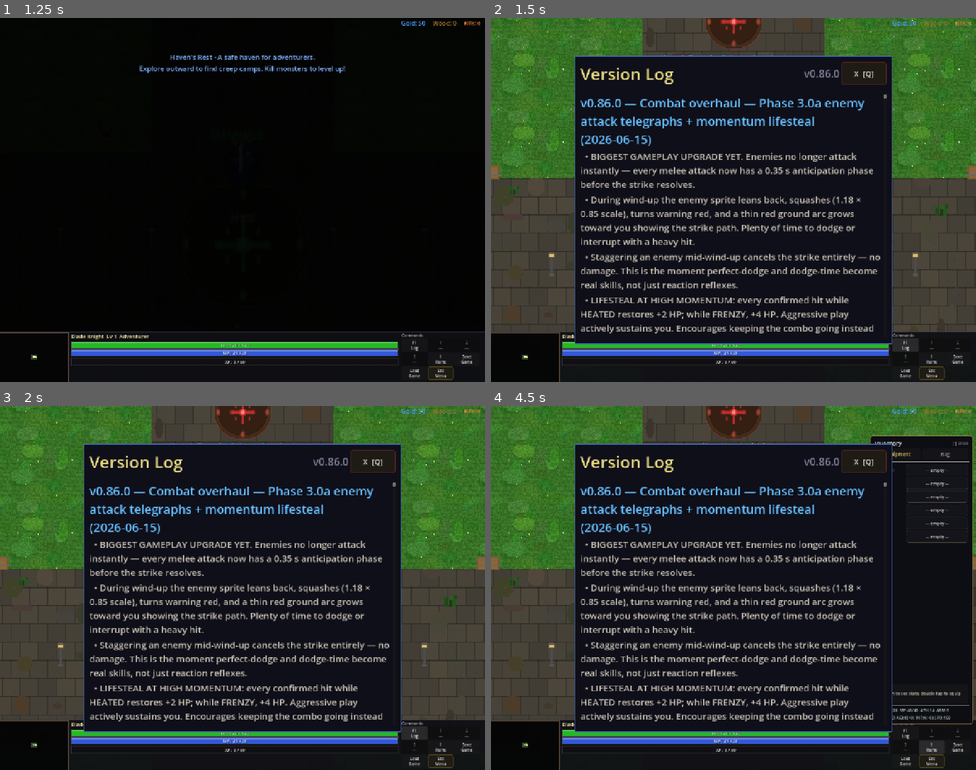
Above: before the commit, frames 1-4 (two rows, left to right).
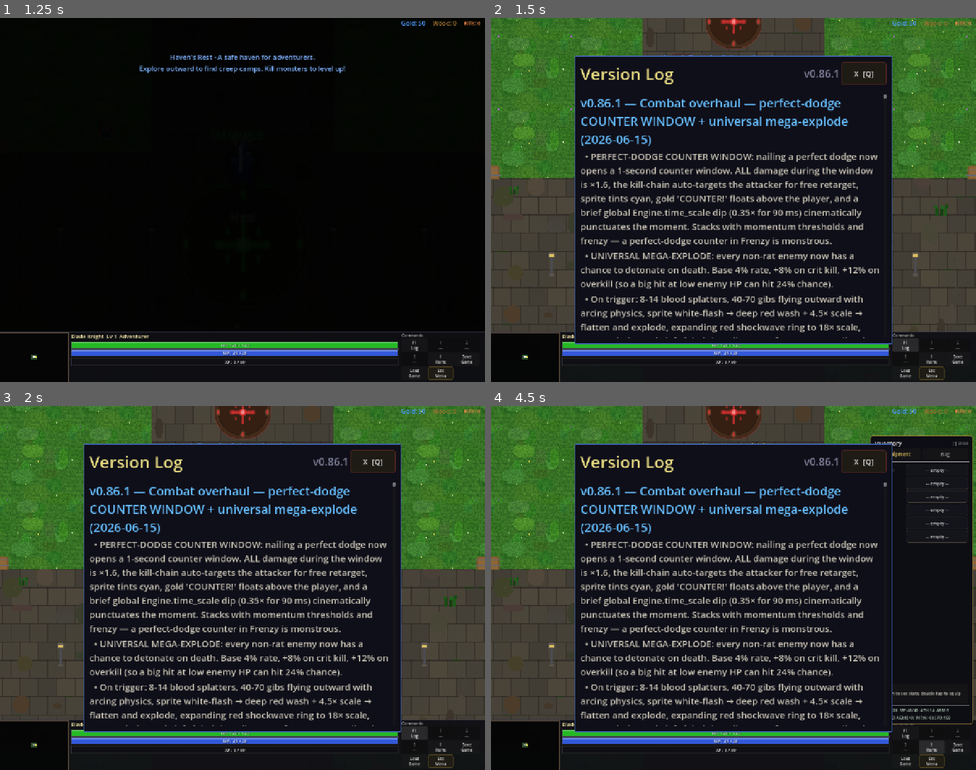
Above: after the commit, the same moments.

Repository: slxny/legends-open-rpg
Game: Godot game, scene res://scenes/main.tscn
Two runs of this game, one before a commit and one after it. Both use one fixed random seed, a clock stepped at 60 frames per second and the inputs below.
Inputs (mouse positions are in pixels of both pictures, inside the frame that each line leads up to):
- Up to frame 1 (1.25 s): tap Enter at 0.5 s; move the mouse to (218, 272) at 0.52 s; hold W (move_up) from 0.53 s (still down); hold Space (attack) from 0.53 s (still down); click (218, 272) at 0.67 s; tap Shift (dodge) at 0.8 s
- Up to frame 2 (1.5 s): release W (move_up) at 1.25 s; release Space (attack) at 1.25 s; click "F1 Log" at 1.25 s
- Up to frame 3 (2 s): no input
- Up to frame 4 (4.5 s): click "1 ---" at 2 s; click "2 ---" at 2.75 s; click "3 ---" at 3.5 s; click "I Items" at 4.25 s

Frame 1 is identical in both runs. In frame 2, 11% of the frame differs, in the area x 18-81%, y 14-88%; in frame 3, 11%; in frame 4, 11%.

Commit message:
v0.86.1: Combat overhaul — perfect-dodge COUNTER WINDOW + universal mega-explode
PERFECT-DODGE COUNTER WINDOW
Nailing a perfect dodge now opens a 1-second counter window:
- ALL outgoing damage during the window is x1.6
- kill-chain auto-targets the nearest attacker for free retarget
- sprite tints cyan as visual cue
- gold 'COUNTER!' floats above player
- brief global Engine.time_scale dip (0.35x for 90ms) routed through
  HitStopController → TimeManager
Stacks with momentum thresholds + frenzy. A perfect-dodge counter in
Frenzy is monstrous.

- player.gd: new _counter_window_until_usec + _COUNTER_WINDOW_MS
  (1000) + _COUNTER_DAMAGE_MULT (1.6). _is_counter_window_active()
  query. _on_perfect_dodge_executed extended: sets window, picks
  nearest attacker for kill_chain, modulates sprite cyan with tween
  back to white over the window, spawns COUNTER pop via juice layer,
  dispatches global dip.
- _run_clocked_attack: damage_mult *= 1.6 if counter window active.

UNIVERSAL MEGA-EXPLODE
Every non-rat enemy can now detonate on death.
- Base 4% chance; +8% on crit kill; +12% on overkill (max ~24%).
- 8-14 blood splatters + 40-70 arcing gibs (rat_gib texture works
  universally as red chunks).
- Sprite white-flash → red wash + 4.5x scale → flatten and explode.
- Expanding red shockwave ring to 18x scale.
- Screen shake 14 within 700px of player.
- Global time dip (0.25x for 90ms) attack_id-deduped via
  HitStopController.
- Smaller than rat MEGA which keeps its 10x signature spectacle.

Combined loop: perfect-dodge → counter window opens → execution C-
finisher at x1.6 → universal mega-explode → cascading carnage.

Headless: smoke all PASS, parse clean. Grep guard CLEAN.

Co-Authored-By: Claude Opus 4.7 (1M context) <noreply@anthropic.com>

Diff:
--- a/scenes/enemies/enemy.gd
+++ b/scenes/enemies/enemy.gd
@@ -851,6 +851,17 @@
 	if is_mini_boss:
 		_spawn_blood_splatter()
 		_die_boss()
+		return
+	# Universal MEGA-DEATH chance — extends the rat-explode pattern to
+	# any enemy. 4% base rate, +crit/overkill chance, so big hits feel
+	# rewarding even against tougher targets.
+	var mega_chance: float = 0.04
+	if _last_hit_was_crit:
+		mega_chance += 0.08
+	if _overkill_ratio > 0.5:
+		mega_chance += 0.12
+	if sprite_type != "rat" and randf() < mega_chance:
+		_die_universal_mega_explode()
 		return
 	match sprite_type:
 		"skeleton":
@@ -3134,6 +3145,91 @@
 			return 0  # LIGHT
 
 
+# Universal mega-explode: smaller scale of the rat MEGA but applies to
+# ANY enemy. Triggered with low-but-real chance from _play_death_animation.
+# Cranks the existing blood splatter + rat-gib texture into a big fan +
+# ring + shake regardless of sprite type. Player still gets a brief gore
+# coat (reduced from rat scale).
+func _die_universal_mega_explode() -> void:
+	# Blood splatters — scaled to enemy size.
+	for _i in range(randi_range(8, 14)):
+		_spawn_blood_splatter()
+	# Generic gib cloud using the rat_gib texture (universal red chunk).
+	var gib_tex = SpriteGenerator.get_texture("rat_gib")
+	if gib_tex != null:
+		var world = _get_world_node()
+		var count: int = randi_range(40, 70)
+		for _i in range(count):
+			var gib = Sprite2D.new()
+			gib.texture = gib_tex
+			gib.texture_filter = CanvasItem.TEXTURE_FILTER_NEAREST
+			gib.global_position = global_position + Vector2(randf_range(-8, 8), randf_range(-10, 4))
+			gib.rotation = randf() * TAU
+			gib.scale = Vector2(randf_range(0.7, 1.8), randf_range(0.7, 1.8))
+			gib.z_index = -1
+			gib.modulate = Color(
+				randf_range(0.9, 1.3),
+				randf_range(0.3, 0.65),
+				randf_range(0.3, 0.55),
+				randf_range(0.85, 1.0)
+			)
+			world.add_child(gib)
+			var dir = Vector2(randf_range(-1, 1), randf_range(-1, 1)).normalized()
+			var force = randf_range(70, 180)
+			var apex = gib.global_position + dir * force * 0.55 + Vector2(0, -randf_range(15, 45))
+			var dest = gib.global_position + dir * force + Vector2(0, randf_range(8, 25))
+			var t = gib.create_tween()
+			t.set_parallel(true)
+			t.tween_property(gib, "global_position", apex, randf_range(0.12, 0.20)).set_trans(Tween.TRANS_QUAD).set_ease(Tween.EASE_OUT)
+			t.tween_property(gib, "rotation", gib.rotation + randf_range(-12.0, 12.0), 0.45)
+			t.set_parallel(false)
+			t.tween_property(gib, "global_position", dest, randf_range(0.18, 0.28)).set_trans(Tween.TRANS_QUAD).set_ease(Tween.EASE_IN)
+			t.tween_interval(randf_range(2.0, 4.0))
+			t.tween_property(gib, "modulate:a", 0.0, 0.8)
+			t.tween_callback(gib.queue_free)
+
+	# Sprite goes white-flash then deep red wash and explodes outward.
+	var tween := create_tween()
+	tween.tween_property(sprite, "modulate", Color(3.5, 3.5, 3.5), 0.04)
+	tween.parallel().tween_property(sprite, "scale", _base_scale * 4.5, 0.04)
+	tween.tween_property(sprite, "modulate", Color(2.8, 0.4, 0.4), 0.03)
+	tween.parallel().tween_property(sprite, "scale", Vector2(_base_scale.x * 5.5, _base_scale.y * 0.15), 0.03)
+	tween.tween_property(sprite, "modulate:a", 0.0, 0.04)
+	tween.tween_callback(queue_free)
+
+	# Shockwave ring.
+	var world := _get_world_node()
+	var ring_tex = SpriteGenerator.get_texture("ring_flash")
+	if ring_tex == null:
+		ring_tex = SpriteGenerator.get_texture("rat_gib")
+	if ring_tex != null:
+		var ring := Sprite2D.new()
+		ring.texture = ring_tex
+		ring.texture_filter = CanvasItem.TEXTURE_FILTER_NEAREST
+		ring.global_position = global_position
+		ring.modulate = Color(1.7, 0.2, 0.2, 0.9)
+		ring.scale = Vector2(0.4, 0.4)
+		ring.z_index = -2
+		world.add_child(ring)
+		var rt := ring.create_tween()
+		rt.set_parallel(true)
+		rt.tween_property(ring, "scale", Vector2(18.0, 18.0), 0.55).set_trans(Tween.TRANS_QUAD).set_ease(Tween.EASE_OUT)
+		rt.tween_property(ring, "modulate:a", 0.0, 0.60).set_trans(Tween.TRANS_QUAD).set_ease(Tween.EASE_IN)
+		rt.set_parallel(false)
+		rt.tween_callback(ring.queue_free)
+
+	# Screen shake + global dip — punchy but smaller than rat MEGA.
+	var player := _get_player()
+	if player and is_instance_valid(player):
+		if player.global_position.distance_squared_to(global_position) < 700.0 * 700.0:
+			if player.has_method("_do_screen_shake"):
+				player._do_screen_shake(14.0)
+	if HitStopController != null and HitStopController.has_method("request_global_dip"):
+		HitStopController.request_global_dip(0.25, 90, 2, &"universal_mega")
+	if AudioManager != null and AudioManager.has_method("play_sfx"):
+		AudioManager.play_sfx("crit_hit", 4.0)
+
+
 # Phase 2.12 — combat pickup drop roll. Rates are independent so one
 # enemy could drop multiple, but realistically you'll see one per ~6
 # kills. Mini-bosses get a guaranteed pickup.
--- a/scenes/player/player.gd
+++ b/scenes/player/player.gd
@@ -181,6 +181,14 @@
 var _kill_chain_expires_usec: int = 0
 const _KILL_CHAIN_RADIUS_SQ: float = 160.0 * 160.0
 const _KILL_CHAIN_WINDOW_MS: int = 400
+
+# Phase 2.x — perfect-dodge COUNTER WINDOW. After a successful perfect
+# dodge, the next 1.0 s of attacks score a counter bonus: +60% damage
+# multiplier and the kill-chain auto-retarget locks to the attacker so
+# the player snaps back into combat with maximum impact.
+var _counter_window_until_usec: int = 0
+const _COUNTER_WINDOW_MS: int = 1000
+const _COUNTER_DAMAGE_MULT: float = 1.6
 # Phase 2.3 — dodge component. Created in _ready, owns dodge state +
 # i-frames + perfect-dodge detection. Player remains the sole writer of
 # CharacterBody2D.velocity; the controller provides a velocity overlay.
@@ -3062,6 +3070,9 @@
 	var damage_mult: float = 1.0
 	if _momentum != null and _momentum.has_method("get_damage_mult"):
 		damage_mult = float(_momentum.get_damage_mult())
+	# Phase 2.x — perfect-dodge counter window adds +60% damage.
+	if _is_counter_window_active():
+		damage_mult *= _COUNTER_DAMAGE_MULT
 	var captured_mult := ability_mult * damage_mult
 	var captured_on_contact := on_contact
 	clock.progress_changed.connect(func(p: float) -> void:
@@ -4070,6 +4081,34 @@
 	if _is_dead or _momentum == null:
 		return
 	_momentum.on_perfect_dodge()
+	# Phase 2.x — counter window opens for 1 s. Damage mult applies inside
+	# _run_clocked_attack; visual signal via short blue tint on sprite.
+	_counter_window_until_usec = Time.get_ticks_usec() + _COUNTER_WINDOW_MS * 1000
+	sprite.modulate = Color(0.7, 1.1, 1.8)
+	# Brief sprite tint flash so the player sees the counter window open.
+	var counter_tween := sprite.create_tween()
+	counter_tween.tween_property(sprite, "modulate", Color.WHITE, float(_COUNTER_WINDOW_MS) / 1000.0).set_trans(Tween.TRANS_QUAD).set_ease(Tween.EASE_OUT)
+	# Lock kill-chain to the nearest staggerable attacker so the next swing
+	# snaps onto them without the player needing to aim.
+	var nearest: Node2D = null
+	var nearest_d_sq: float = _PERFECT_DODGE_RADIUS_SQ
+	for enemy in _nearby_enemies:
+		if not is_instance_valid(enemy) or enemy.get("_is_dead"):
+			continue
+		var d_sq: float = enemy.global_position.distance_squared_to(global_position)
+		if d_sq <= nearest_d_sq:
+			nearest_d_sq = d_sq
+			nearest = enemy
+	if nearest != null:
+		_kill_chain_target = nearest
+		_kill_chain_expires_usec = Time.get_ticks_usec() + _COUNTER_WINDOW_MS * 1000
+	# Brief gold pop-up via existing juice layer's floating text.
+	if _juice != null and _juice.has_method("_spawn_floating_text"):
+		_juice._spawn_floating_text(global_position + Vector2(0, -50), "COUNTER!", Color(1.5, 1.2, 0.4), true)
+	# Quick global dip — punctuates the perfect dodge cinematically.
+	if HitStopController != null and HitStopController.has_method("request_global_dip"):
+		HitStopController.request_global_dip(0.35, 90, 3, &"perfect_dodge")
+	# Freeze nearby enemies (existing behavior).
 	if HitStopController == null:
 		return
 	for enemy in _nearby_enemies:
@@ -4080,6 +4119,12 @@
 		if enemy.global_position.distance_squared_to(global_position) > _PERFECT_DODGE_RADIUS_SQ:
 			continue
 		HitStopController.freeze_target(enemy, _PERFECT_DODGE_FREEZE_MS, 1)  # VICTIM
+
+
+# Phase 2.x — apply counter-window damage multiplier into the captured
+# ability multiplier of any active swing.
+func _is_counter_window_active() -> bool:
+	return _counter_window_until_usec > 0 and Time.get_ticks_usec() < _counter_window_until_usec
 
 
 # Phase 2.9 — context-sensitive C-finisher variants.
--- a/scenes/ui/changelog_dialog.gd
+++ b/scenes/ui/changelog_dialog.gd
@@ -9,9 +9,21 @@
 var _is_visible: bool = false
 var _is_mobile: bool = false
 
-const GAME_VERSION := "v0.86.0"
+const GAME_VERSION := "v0.86.1"
 
 const CHANGELOG: Array[Dictionary] = [
+	{
+		"version": "v0.86.1",
+		"title": "Combat overhaul — perfect-dodge COUNTER WINDOW + universal mega-explode",
+		"date": "2026-06-15",
+		"entries": [
+			"PERFECT-DODGE COUNTER WINDOW: nailing a perfect dodge now opens a 1-second counter window. ALL damage during the window is ×1.6, the kill-chain auto-targets the attacker for free retarget, sprite tints cyan, gold 'COUNTER!' floats above the player, and a brief global Engine.time_scale dip (0.35× for 90 ms) cinematically punctuates the moment. Stacks with momentum thresholds and frenzy — a perfect-dodge counter in Frenzy is monstrous.",
+			"UNIVERSAL MEGA-EXPLODE: every non-rat enemy now has a chance to detonate on death. Base 4% rate, +8% on crit kill, +12% on overkill (so a big hit at low enemy HP can hit 24% chance).",
+			"On trigger: 8-14 blood splatters, 40-70 gibs flying outward with arcing physics, sprite white-flash → deep red wash + 4.5× scale → flatten and explode, expanding red shockwave ring to 18× scale, screen shake 14, brief global time dip (0.25× for 90 ms). Smaller than the rat MEGA (which keeps its 10× signature spectacle) but big enough to make ANY kill potentially memorable.",
+			"Combined gameplay loop: perfect-dodge → counter window opens → land an EXECUTION variant C-finisher at ×1.6 → universal mega-explode triggers → cascading carnage. The kind of moment players replay clips of.",
+			"Internal: player.gd _counter_window_until_usec / _is_counter_window_active(); _on_perfect_dodge_executed sets the window + locks kill_chain to nearest attacker + tints sprite + spawns counter pop + dispatches global dip. _run_clocked_attack multiplies damage_mult by 1.6 when window active. enemy.gd _play_death_animation rolls universal_mega_chance before the per-sprite death table.",
+		]
+	},
 	{
 		"version": "v0.86.0",
 		"title": "Combat overhaul — Phase 3.0a enemy attack telegraphs + momentum lifesteal",
